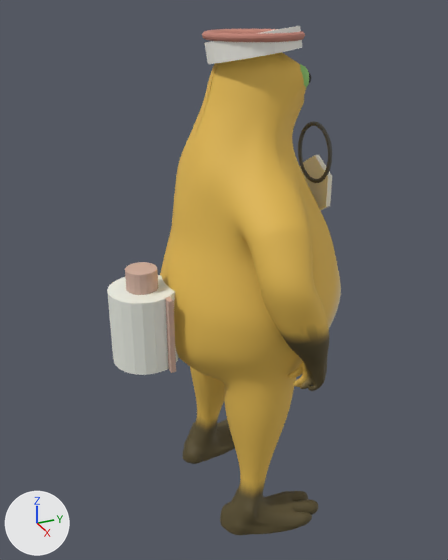
Before and after pictures for a commit that changed the glTF model naiwaRA/assets/milkfrog_no13.glb.
Camera for both pictures: a 50 mm camera at (1.985, -1.0, 2.004) aimed at (-0.021, -0.098, 1.001). Every picture has the same lights, and +X, +Y and +Z are marked at lower left. The picture after the commit comes second. Where no turn or scale is listed for an object, it has been applied to the vertices.

In view in the first picture: 'MilkFrog_NO13_Body', 'NO13_Cap', 'NO13_CapRim', 'NO13_PackBottle', 'NO13_PackNipple', 'NO13_PackStrap', 'NO13_Tag', 'NO13_TagCord'.
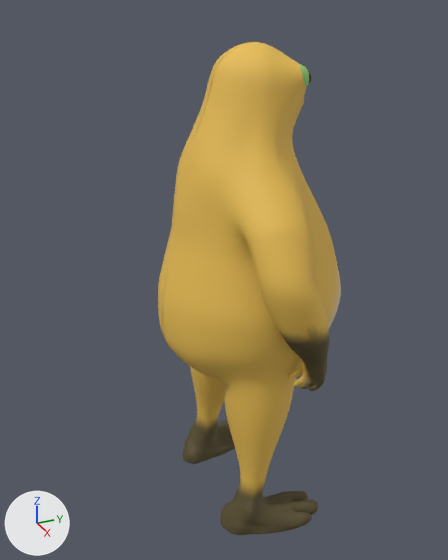
The edits, one by one:
Object 'NO13_Cap' (ob_no13_cap) is deleted.
Object 'NO13_CapRim' (ob_no13_caprim) is deleted.
Object 'NO13_PackBottle' (ob_no13_packbottle) is deleted.
Object 'NO13_PackNipple' (ob_no13_packnipple) is deleted.
Object 'NO13_PackStrap' (ob_no13_packstrap) is deleted.
Object 'NO13_Tag' (ob_no13_tag) is deleted.
Object 'NO13_TagCord' (ob_no13_tagcord) is deleted.

Changed parts and their boxes [x1, y1, x2, y2] in the pictures (448 x 560 px):
'NO13_PackBottle', deleted: before [107, 275, 179, 375]
'NO13_Cap', deleted: before [204, 26, 302, 64]
'NO13_CapRim', deleted (pink): before [202, 29, 305, 42]
'NO13_PackNipple', deleted (beige): before [125, 262, 158, 295]
'NO13_Tag', deleted: before [300, 155, 332, 211]
'NO13_PackStrap', deleted (beige): before [165, 296, 176, 373]
'NO13_TagCord', deleted: before [298, 121, 332, 183]
